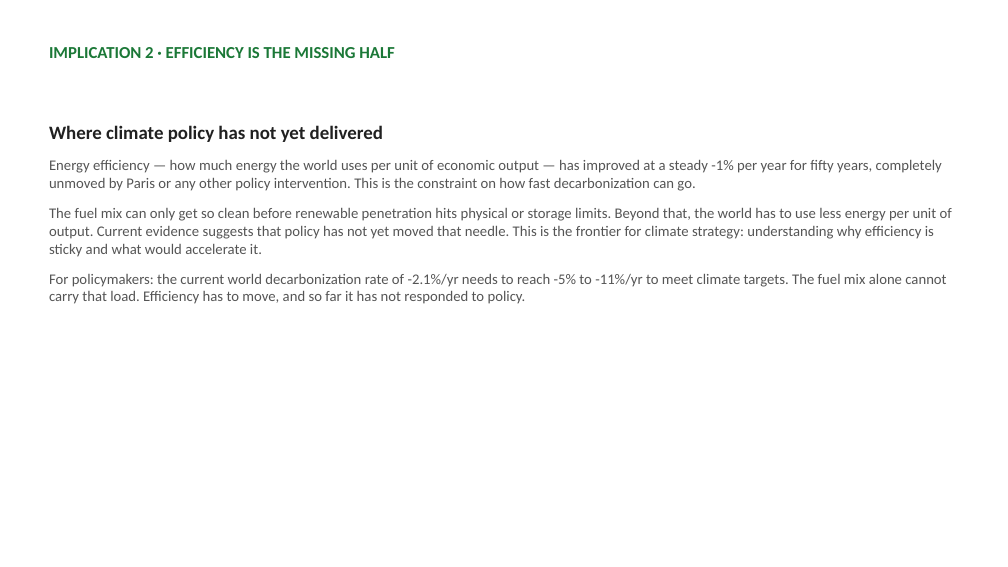
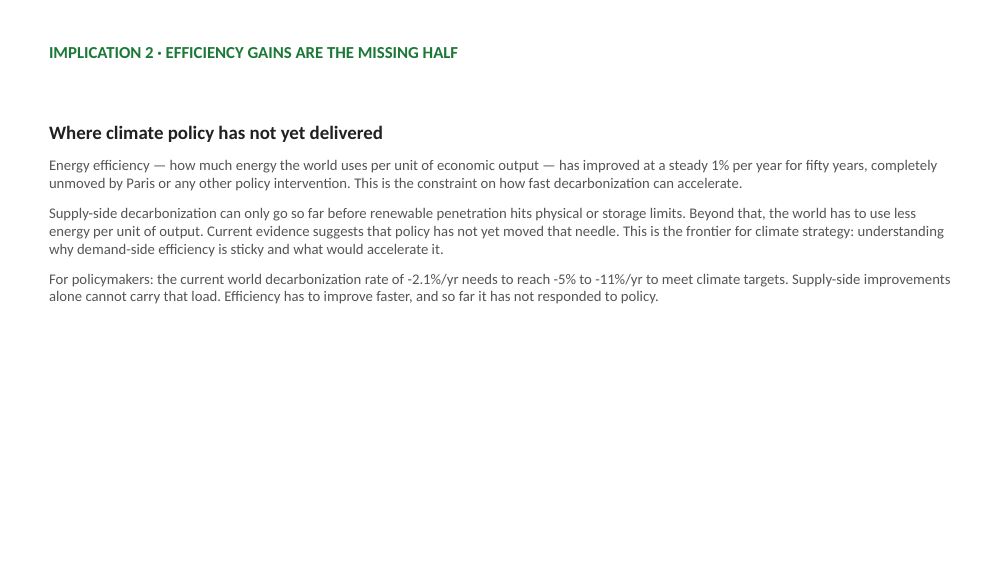
Before and after one commit to cwejnert/HDI-Happiness, a slide deck: slide 16 of carbon_breakpoints_takeaway_figures/paris_at_ten_narrative_deck.pptx. Drawn at 1008x567 pixels with LibreOffice and Linux fonts; fonts in the diff are those of the drawing. Boxes give left, top, right and bottom in pixels: in the first picture for what was removed or moved away, otherwise in the second. Text is boxed around its words. In the diff, an @@ line names an element or a change of style, - is before the commit and + after.

```diff
--- a/carbon_breakpoints_takeaway_figures/paris_at_ten_narrative_deck.pptx
+++ b/carbon_breakpoints_takeaway_figures/paris_at_ten_narrative_deck.pptx
@@ text at <box>49,47,458,58</box>: text changed @@
-IMPLICATION 2 · EFFICIENCY IS THE MISSING HALF
+IMPLICATION 2 · EFFICIENCY GAINS ARE THE MISSING HALF
@@ text at <box>49,160,951,304</box>: text changed @@
-Energy efficiency — how much energy the world uses per unit of economic output — has improved at a steady -1% per year for fifty years, completely unmoved by Paris or any other policy intervention. This is the constraint on how fast decarbonization can go.
-The fuel mix can only get so clean before renewable penetration hits physical or storage limits. Beyond that, the world has to use less energy per unit of output. Current evidence suggests that policy has not yet moved that needle. This is the frontier for climate strategy: understanding why efficiency is sticky and what would accelerate it.
-For policymakers: the current world decarbonization rate of -2.1%/yr needs to reach -5% to -11%/yr to meet climate targets. The fuel mix alone cannot carry that load. Efficiency has to move, and so far it has not responded to policy.
+Energy efficiency — how much energy the world uses per unit of economic output — has improved at a steady 1% per year for fifty years, completely unmoved by Paris or any other policy intervention. This is the constraint on how fast decarbonization can accelerate.
+Supply-side decarbonization can only go so far before renewable penetration hits physical or storage limits. Beyond that, the world has to use less energy per unit of output. Current evidence suggests that policy has not yet moved that needle. This is the frontier for climate strategy: understanding why demand-side efficiency is sticky and what would accelerate it.
+For policymakers: the current world decarbonization rate of -2.1%/yr needs to reach -5% to -11%/yr to meet climate targets. Supply-side improvements alone cannot carry that load. Efficiency has to improve faster, and so far it has not responded to policy.
```
Also in this commit, not shown: 3 other slides changed, 2 other files.
